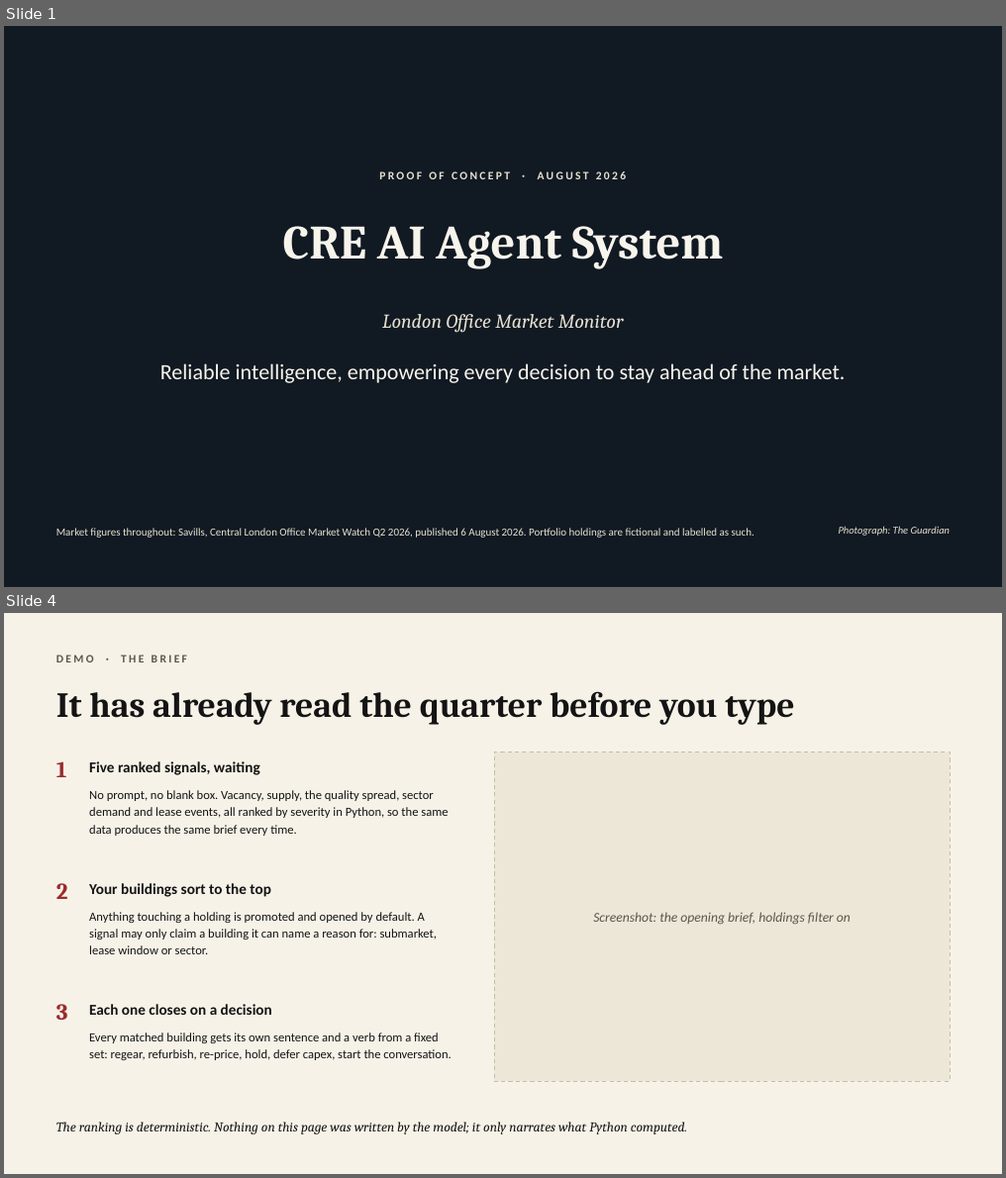
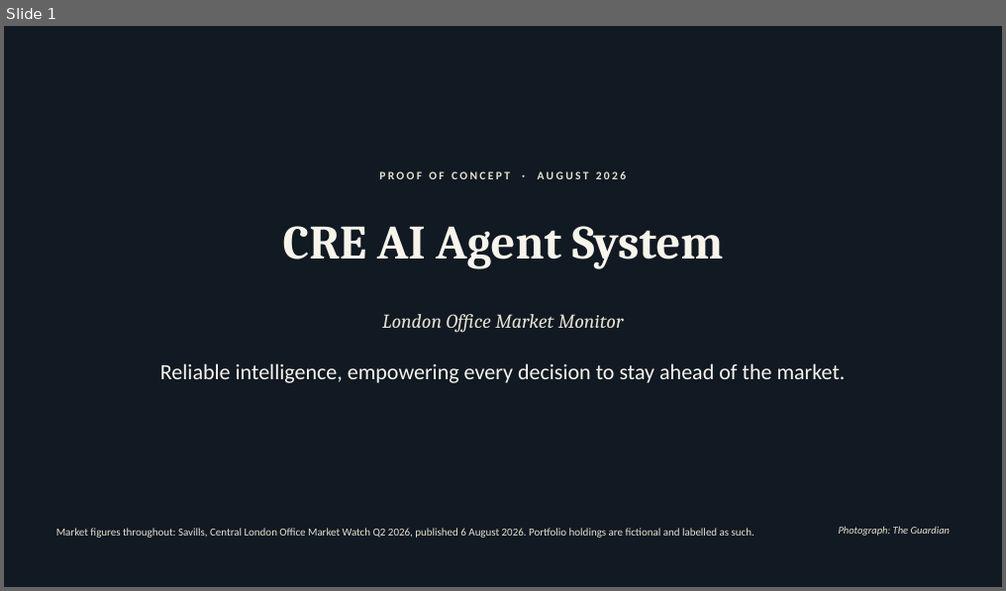
Before and after one commit to ethanlee928/cre_market_agent, a slide deck: slides/cre-ai-agent-system.pptx. Shown one above the other, each under a label of ours: slides 1 and 4 before the commit, slide 1 after it; the slides between them are not shown. The pictures are 1006x1178 and 1006x591 pixels, drawn with LibreOffice and Linux fonts; fonts in the diff are those of the drawing; background and template pictures are left out; a plain dark background stands for a picture behind light text. Boxes give left, top, right and bottom in pixels: in the first picture for what was removed or moved away, otherwise in the second. Text is boxed around its words. In the diff, an @@ line names an element or a change of style, - is before the commit and + after.

```diff
--- a/slides/cre-ai-agent-system.pptx
+++ b/slides/cre-ai-agent-system.pptx
@@ slide 4 removed at <box>4,613,1002,1174</box>, background #F6F2E8 @@
@@ text removed at <box>56,655,187,663</box> @@
-DEMO · THE BRIEF
@@ text removed at <box>56,691,794,725</box> @@
-It has already read the quarter before you type
@@ rectangle removed at <box>494,753,949,1081</box> @@
@@ text removed at <box>56,761,67,777</box> @@
-1
@@ text removed at <box>89,761,260,775</box> @@
-Five ranked signals, waiting
@@ text removed at <box>89,790,448,836</box> @@
-No prompt, no blank box. Vacancy, supply, the quality spread, sector demand and lease events, all ranked by severity in Python, so the same data produces the same brief every time.
@@ text removed at <box>56,883,68,899</box> @@
-2
@@ text removed at <box>89,883,271,897</box> @@
-Your buildings sort to the top
@@ text removed at <box>89,912,437,955</box> @@
-Anything touching a holding is promoted and opened by default. A signal may only claim a building it can name a reason for: submarket, lease window or sector.
@@ text removed at <box>593,912,850,925</box> @@
-Screenshot: the opening brief, holdings filter on
@@ text removed at <box>56,1004,68,1020</box> @@
-3
@@ text removed at <box>89,1004,272,1015</box> @@
-Each one closes on a decision
@@ text removed at <box>89,1033,450,1060</box> @@
-Every matched building gets its own sentence and a verb from a fixed set: regear, refurbish, re-price, hold, defer capex, start the conversation.
@@ text removed at <box>56,1122,687,1135</box> @@
-The ranking is deterministic. Nothing on this page was written by the model; it only narrates what Python computed.
```
Also in this commit, not shown: 2 slides changed, 2 slides added, 1 other slide removed, 4 other files.
